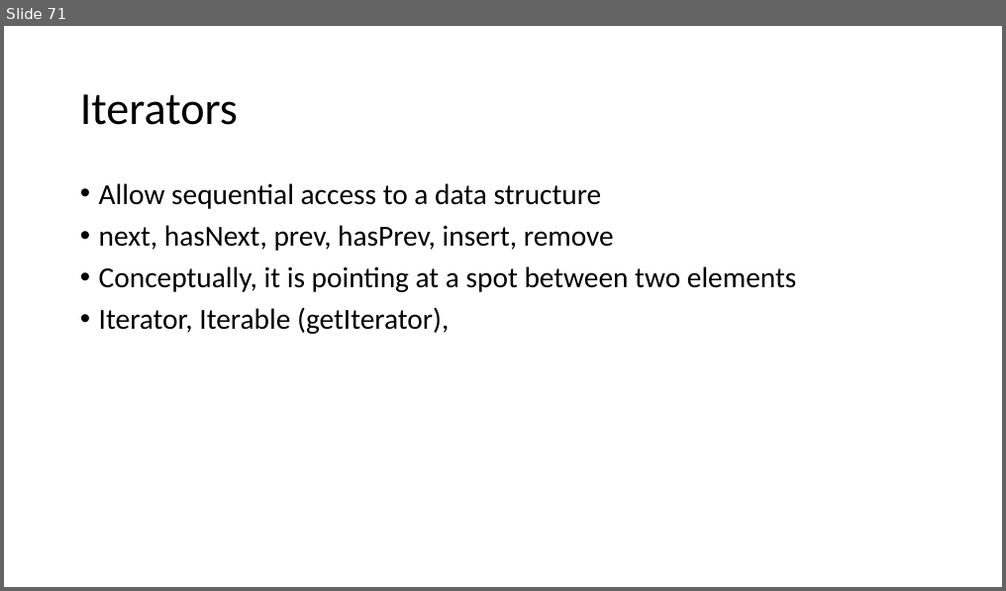
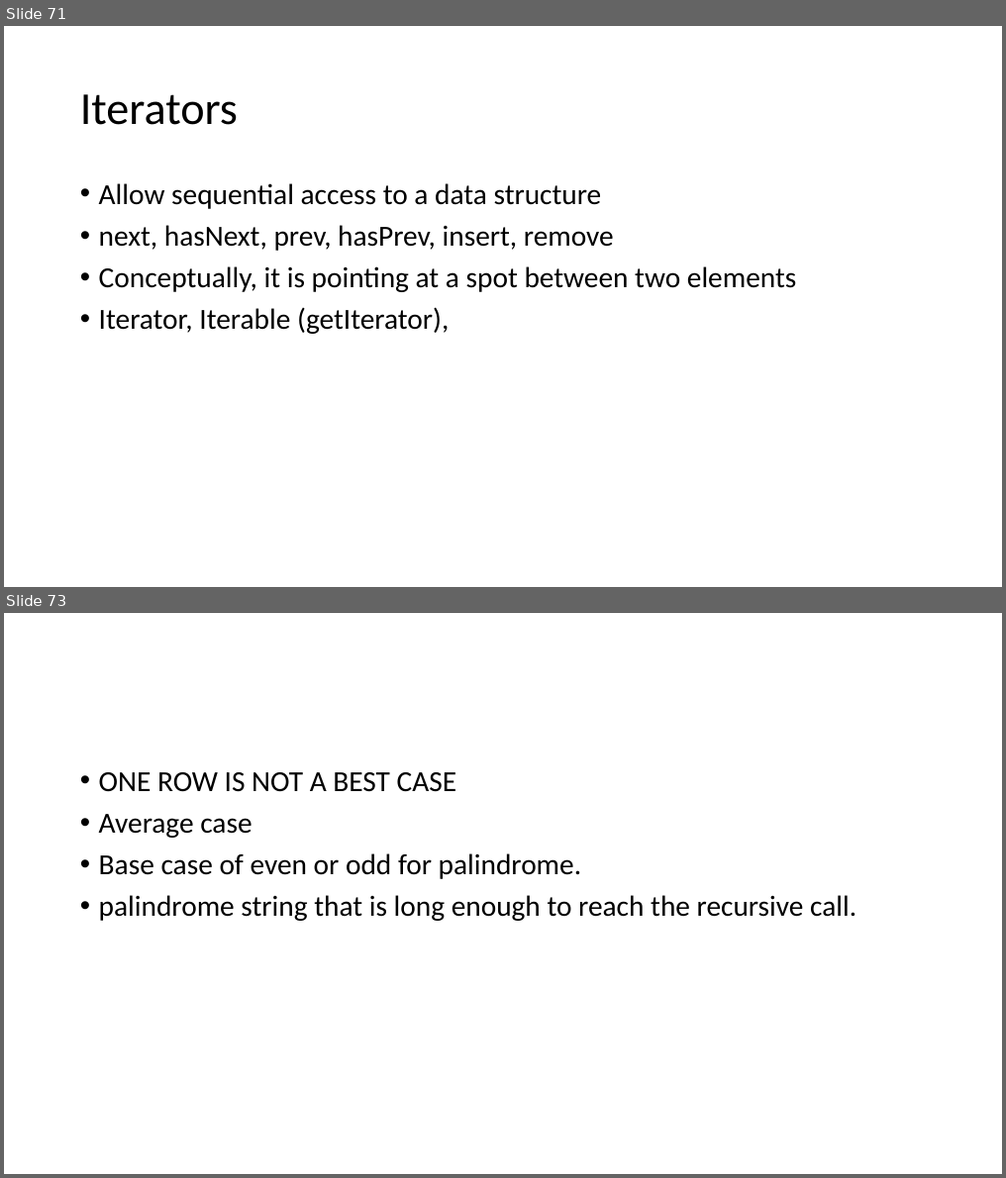
Before and after one commit to skalakm/232, a slide deck: notes.pptx. Shown one above the other, each under a label of ours: slide 71 before the commit, slides 71 and 73 after it; the slides between them are not shown. The pictures are 1006x591 and 1006x1178 pixels, drawn with LibreOffice and Linux fonts; fonts in the diff are those of the drawing. Boxes give left, top, right and bottom in pixels: in the first picture for what was removed or moved away, otherwise in the second. Text is boxed around its words. In the diff, an @@ line names an element or a change of style, - is before the commit and + after.

```diff
--- a/notes.pptx
+++ b/notes.pptx
@@ slide 73 added at <box>4,613,1002,1174</box>, background #FFFFFF @@
@@ text added at <box>99,772,856,921</box>, 28 pt, text #000000 @@
+• ONE ROW IS NOT A BEST CASE
+• Average case
+• Base case of even or odd for palindrome.
+• palindrome string that is long enough to reach the recursive call.
```
Also in this commit, not shown: 6 other slides added.
